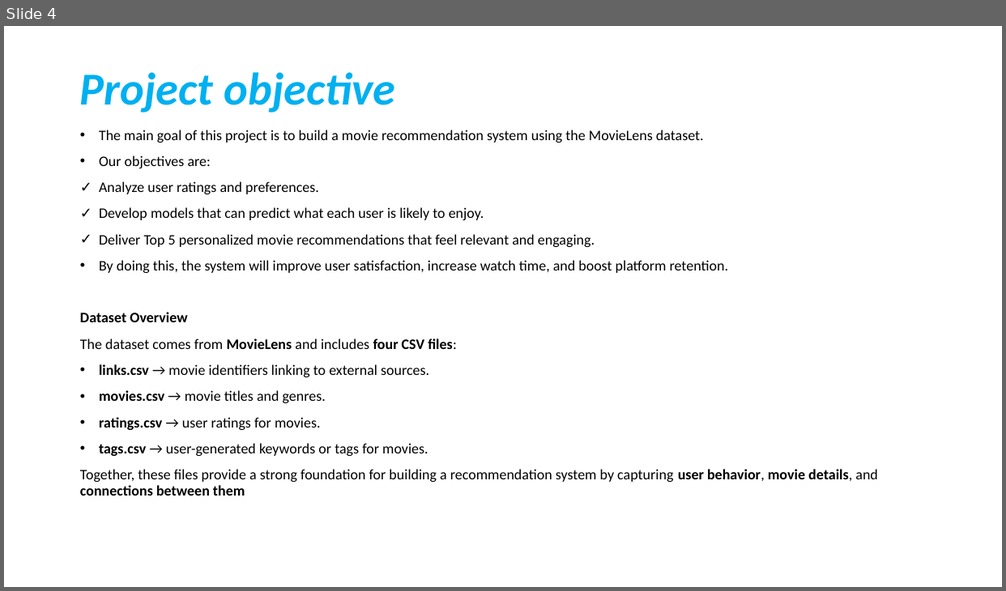
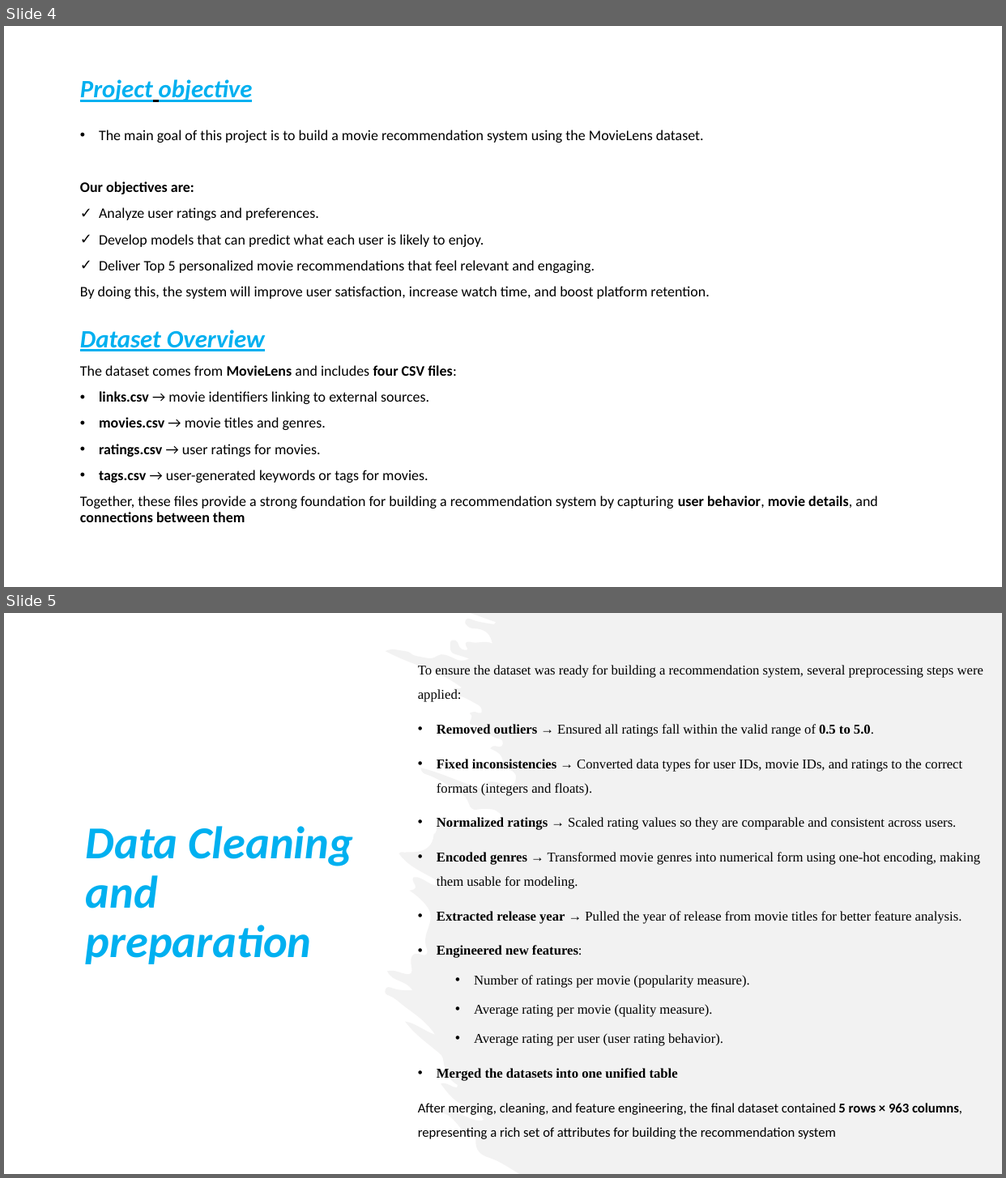
Before and after one commit to H-Rumenya/Group_2_P4_Project, a slide deck: Non-Technical Presentation.pptx. Shown one above the other, each under a label of ours: slide 4 before the commit, slides 4 and 5 after it. The pictures are 1006x591 and 1006x1178 pixels, drawn with LibreOffice and Linux fonts; fonts in the diff are those of the drawing. Boxes give left, top, right and bottom in pixels: in the first picture for what was removed or moved away, otherwise in the second. Text is boxed around its words. In the diff, an @@ line names an element or a change of style, - is before the commit and + after.

```diff
--- a/Non-Technical Presentation.pptx
+++ b/Non-Technical Presentation.pptx
@@ slide 5 added at (4, 613, 1002, 1174), background #FFFFFF @@
@@ freeform shape added at (385, 613, 1002, 1174), fill #E7E6E6 at 50% opacity @@
@@ text added at (418, 665, 983, 1139), 12.9 pt, text #000000 @@
+To ensure the dataset was ready for building a recommendation system, several preprocessing steps were applied:
+• Removed outliers → Ensured all ratings fall within the valid range of 0.5 to 5.0.
+• Fixed inconsistencies → Converted data types for user IDs, movie IDs, and ratings to the correct formats (integers and floats).
+• Normalized ratings → Scaled rating values so they are comparable and consistent across users.
+• Encoded genres → Transformed movie genres into numerical form using one-hot encoding, making them usable for modeling.
+• Extracted release year → Pulled the year of release from movie titles for better feature analysis.
+• Engineered new features:
+  • Number of ratings per movie (popularity measure).
+  • Average rating per movie (quality measure).
+  • Average rating per user (user rating behavior).
+• Merged the datasets into one unified table
+After merging, cleaning, and feature engineering, the final dataset contained 5 rows × 963 columns, representing a rich set of attributes for building the recommendation system
@@ title added at (86, 826, 353, 965), 44 pt, text #00B0F0, bold, italic @@
+Data Cleaning and preparation
@@ slide 4 changed as well @@
@@ title "Project objective" at (80, 79, 253, 102): size 44 to 24 pt, underline on @@
@@ text at (80, 182, 709, 352): bold on in "Our objectives are:"; size 14 to 24 pt, text colour #000000 to #00B0F0, italic on, underline on in "Dataset Overview"; bullet • to none; less space between paragraphs @@
```
Also in this commit, not shown: 3 other slides changed, 2 other slides added, 1 slide removed.
